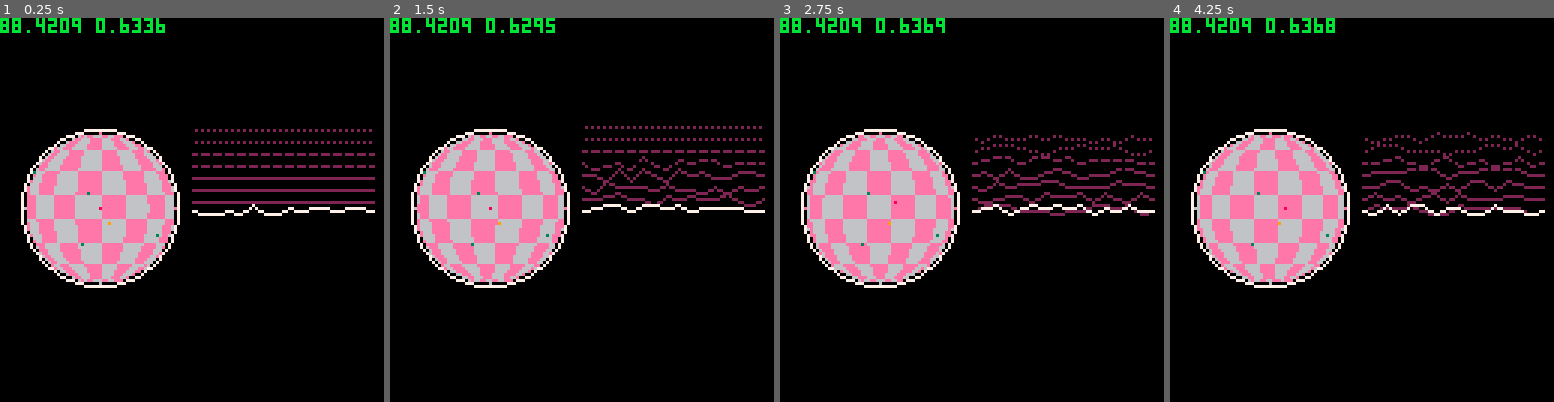
Above: before the commit, frames 1-4 (left to right).
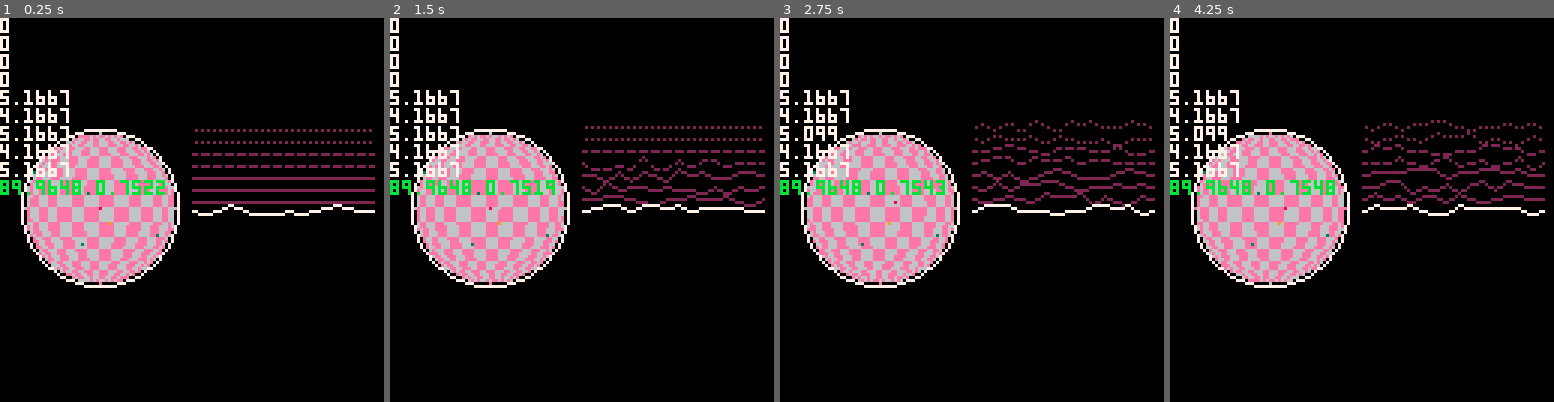
Above: after the commit, the same moments.

Repository: GerodruS/scanner8
Game: PICO-8 cartridge game.p8
Same seed, same stepped clock (60 frames per second), same inputs: the game is played once before the commit and once after it.
Inputs:
- Up to frame 1 (0.25 s): no input
- Up to frame 2 (1.5 s): tap X (X key) at 0.33, 1.07 s
- Up to frame 3 (2.75 s): hold Right 1.6-2.1 s; tap X (X key) at 1.85 s; hold Up 2.15-2.42 s; hold Right from 2.47 s (still down)
- Up to frame 4 (4.25 s): tap X (X key) at 2.97, 4.08 s; release Right at 3.03 s; hold Left 3.08-3.58 s; hold Down 3.63-3.97 s; hold Right from 4.02 s (still down)

The runs differ from the first frame. In frame 1, 9.1% of the frame differs, in the area x 0-96%, y 0-70%; in frame 2, 9.1%; in frame 3, 11%, in the area x 0-98%, y 0-70%; in frame 4, 10%.

Commit message:
Started to add planet surface

Diff:
--- a/game.p8
+++ b/game.p8
@@ -10,6 +10,7 @@
 
  sources=generate_sources()
  planet=generate_planet_view(planet_center,planet_radius)
+ surface=init_planet_surface()
 end
 
 function _update60()
@@ -21,14 +22,14 @@
  if (btn(➡️)) d[1]+=1 move=true
 
  if move then
-	 vnorm(d)
-	 vscale(d,0.1)
-	 vadd(scanner_pos,d)
-	 local r=vdist(scanner_pos,planet_center)
+  vnorm(d)
+  vscale(d,0.1)
+  vadd(scanner_pos,d)
+  local r=vdist(scanner_pos,planet_center)
   if planet_radius<r then
    vsub(scanner_pos,planet_center)
    vnorm(scanner_pos)
-	  vscale(scanner_pos,planet_radius)
+   vscale(scanner_pos,planet_radius)
    vadd(scanner_pos,planet_center)
   end
  end
@@ -43,7 +44,7 @@
 function _draw()
  cls()
 
- planet.draw()
+ planet.draw(surface.get_pixel)
 -- if (true) color(11) print(stat(0)..' '..stat(1)) return
 
 -- pset(planet_center[1],planet_center[2],7)
@@ -53,7 +54,7 @@
  vflr(sp)
 
  sources.draw(sp)
--- sources.de g_print(sp)
+ sources.debug_print(sp)
 
  pset(scanner_pos[1],scanner_pos[2],8)
 
@@ -111,122 +112,122 @@
  local min_r=planet_radius/6
  local max_r=planet_radius/4
  srand(0)
-	for i=1,5 do
-	 local p={rnd(d)-r,rnd(d)-r}
-	 vflr(p)
-	 local dist=vdist(p,{0,0})
+ for i=1,5 do
+  local p={rnd(d)-r,rnd(d)-r}
+  vflr(p)
+  local dist=vdist(p,{0,0})
   if r<dist then
    vnorm(p)
-	  vscale(p,planet_radius)
-	 end
-	 vadd(p,planet_center)
-	 vflr(p)
-	 p.radius=min_r+flr(rnd(max_r-min_r))
-	 p.stype=1+flr(rnd(4))
-	 p.amount=4+flr(rnd(4))
-	 add(sources,p)
-	end
-
-	local function get_closest_source(p)
-	 local best_d=(planet_radius*2)^2
-	 local best_i=nil
-	 for i=1,count(sources) do
-	  local d=vdist2(p,sources[i])
-	  if (d<best_d) best_d=d best_i=i
-	 end
-	 return {best_i,best_d}
-	end
-
-	local function get_resource(p,s)
-	 local r2=s.radius^2
-	 local d2=vdist2(p,s)
-	 if d2<=r2 then
-	  local t=(1-sqrt(d2/r2))^2
-	--  color(10)
-	--  print(r2)
-	--  print(d2)
-	--  print(t)
-	--  color(7)
-	  local a=t*s.amount
-	  return {
-	   stype=s.stype,
-	   amount=a,
-	   distance=sqrt(d2),
-	   }
-	 end
-	 return nil
-	end
-
-	local function get_resources(p)
-	 local r={0,0,0,0}
-	 for i=1,count(sources) do
-	  local t=get_resource(p,sources[i])
-	  if t then
-	   r[t.stype]+=t.amount
-	  end
-	 end
-	 return r
-	end
-
-	local function collect_resource(p,s)
-	 local r=get_resource(p,s)
-	 if r then
-	  s.radius=r.distance
-	  s.amount-=r.amount
-	 end
-	 return r
-	end
-
-	local function collect_resources(p)
-	 local r={0,0,0,0}
-	 for i=1,count(sources) do
-	  local t=collect_resource(p,sources[i])
-	  if t then
-	   r[t.stype]+=t.amount
-	  end
-	 end
-	 for i=count(sources),1,-1 do
-	  local elem=sources[i]
-	  if (elem.amount<=0) del(sources,elem)
-	 end
-	 return r
-	end
-
-	return {
-	 get_resources=get_resources,
-	 collect=collect_resources,
-	 draw=function(position)
-	  local best_i=get_closest_source(position)
-		 for i=1,count(sources) do
-		  local c=best_i[1]==i and 9 or 3
-		  pset(sources[i][1],sources[i][2],c)
-		 end
-	 end,
-	 debug_print=function(position)
-		 color(7)
-		 local resources=get_resources(position)
-		 print(resources[1])
-		 print(resources[2])
-		 print(resources[3])
-		 print(resources[4])
-
-		 for i=1,count(sources) do
-		  print(sources[i].radius)
-		 end
-	 end,
-	 }
+   vscale(p,planet_radius)
+  end
+  vadd(p,planet_center)
+  vflr(p)
+  p.radius=min_r+flr(rnd(max_r-min_r))
+  p.stype=1+flr(rnd(4))
+  p.amount=4+flr(rnd(4))
+  add(sources,p)
+ end
+
+ local function get_closest_source(p)
+  local best_d=(planet_radius*2)^2
+  local best_i=nil
+  for i=1,count(sources) do
+   local d=vdist2(p,sources[i])
+   if (d<best_d) best_d=d best_i=i
+  end
+  return {best_i,best_d}
+ end
+
+ local function get_resource(p,s)
+  local r2=s.radius^2
+  local d2=vdist2(p,s)
+  if d2<=r2 then
+   local t=(1-sqrt(d2/r2))^2
+ --  color(10)
+ --  print(r2)
+ --  print(d2)
+ --  print(t)
+ --  color(7)
+   local a=t*s.amount
+   return {
+    stype=s.stype,
+    amount=a,
+    distance=sqrt(d2),
+    }
+  end
+  return nil
+ end
+
+ local function get_resources(p)
+  local r={0,0,0,0}
+  for i=1,count(sources) do
+   local t=get_resource(p,sources[i])
+   if t then
+    r[t.stype]+=t.amount
+   end
+  end
+  return r
+ end
+
+ local function collect_resource(p,s)
+  local r=get_resource(p,s)
+  if r then
+   s.radius=r.distance
+   s.amount-=r.amount
+  end
+  return r
+ end
+
+ local function collect_resources(p)
+  local r={0,0,0,0}
+  for i=1,count(sources) do
+   local t=collect_resource(p,sources[i])
+   if t then
+    r[t.stype]+=t.amount
+   end
+  end
+  for i=count(sources),1,-1 do
+   local elem=sources[i]
+   if (elem.amount<=0) del(sources,elem)
+  end
+  return r
+ end
+
+ return {
+  get_resources=get_resources,
+  collect=collect_resources,
+  draw=function(position)
+   local best_i=get_closest_source(position)
+   for i=1,count(sources) do
+    local c=best_i[1]==i and 9 or 3
+    pset(sources[i][1],sources[i][2],c)
+   end
+  end,
+  debug_print=function(position)
+   color(7)
+   local resources=get_resources(position)
+   print(resources[1])
+   print(resources[2])
+   print(resources[3])
+   print(resources[4])
+
+   for i=1,count(sources) do
+    print(sources[i].radius)
+   end
+  end,
+  }
 end
 -->8
 --planet view
 function generate_planet_view(center,radius)
 
-	local function asin(x)
-		local negate=(x<0 and 1.0 or 0.0)
-		x=abs(x)
-		local r=((-0.0187293*x+0.0742610)*x-0.2121144)*x+1.5707288
-	 r=3.14159265358979*0.5-sqrt(1.0-x)*r
-	 return r-2*negate*r
-	end
+ local function asin(x)
+  local negate=(x<0 and 1.0 or 0.0)
+  x=abs(x)
+  local r=((-0.0187293*x+0.0742610)*x-0.2121144)*x+1.5707288
+  r=3.14159265358979*0.5-sqrt(1.0-x)*r
+  return r-2*negate*r
+ end
 
  local planet_pixels={}
  local left=center[1]-radius
@@ -234,6 +235,7 @@
  local top=center[2]-radius
  local bottom=center[2]+radius
  local diameter=radius*2
+ local height=64
 
  for x=left,right do
   local y_min=bottom
@@ -244,9 +246,9 @@
    local d2=px*px+py*py
    if d2<=1 then
     px=asin(px/sqrt(1-py*py))*2/3.141592653589
-				py=asin(py)*2/3.141592653589
-    local u=time()*0+(px+1)*(64/2)
-    local v=(py+1)*(64/2)
+    py=asin(py)*2/3.141592653589
+    local u=(px+1)*(height/2)
+    local v=(py+1)*(height/2)
     y_min=min(y,y_min)
     add(p,{u,v})
    end
@@ -256,130 +258,152 @@
   add(planet_pixels,count(p))
   for j=1,count(p) do
    add(planet_pixels,p[j][1])
-   add(planet_pixels,p[j][2])
-  end
- end
-
-	local function get_planet_pixel(x,y)
-	 if (flr(x/7)+flr(y/7))%2==0 then
-	  return 6
-	 else
-	  return 14
-end
-	end
-
-	local function draw_planet()
-	 local offset=time()*10
-
-	 local i=1
-	 local n=count(planet_pixels)
-	 while i<n do
-	  local x=planet_pixels[i] i+=1
-	  local y=planet_pixels[i] i+=1
-	  local m=planet_pixels[i] i+=1
-	  for yy=y,y+m-1 do
-		  local u=planet_pixels[i]+offset i+=1
-		  local v=planet_pixels[i] i+=1
-	   local clr=get_planet_pixel(u,v)
-		  pset(x,yy,clr)
-	  end
-	 end
-	end
-
-	return {draw=draw_planet}
+   add(planet_pixels,flr(p[j][2]))
+  end
+ end
+--
+-- local function get_planet_pixel(x,y)
+--  if (flr(x/7)+flr(y/7))%2==0 then
+--   return 6
+--  else
+--   return 14
+--  end
+-- end
+
+ local function draw_planet(get_pixel)
+  local offset=time()*1
+
+  local i=1
+  local n=count(planet_pixels)
+  while i<n do
+   local x=planet_pixels[i] i+=1
+   local y=planet_pixels[i] i+=1
+   local m=planet_pixels[i] i+=1
+   for yy=y,y+m-1 do
+    local u=planet_pixels[i]+offset i+=1
+    local v=planet_pixels[i] i+=1
+    local clr=get_pixel(flr(u),v)
+    pset(x,yy,clr)
+   end
+  end
+ end
+
+ return {draw=draw_planet}
 end
 
 
 -->8
 --signal
 function init_signal()
-	local signals={}
+ local signals={}
  for i=1,8 do
   local s={}
-	 for i=1,16 do
-	  add(s,0)
-	 end
-	 add(signals,s)
+  for i=1,16 do
+   add(s,0)
+  end
+  add(signals,s)
  end
  local next_gen_time=0
  local next_signal_time=0
 
-	local function draw_signal(signal,pos,clr)
-	 color(clr)
-	 local p=vcpy(pos)
-	 for i=1,count(signal) do
-	  local x=pos[1]+(i-1)*4
-	  local y=pos[2]-signal[i]
-	  line(p[1],p[2],x,y)
-	  p[1]=x
-	  p[2]=y
-	 end
-	end
-
-	local function draw_graph(resources)
-	 local pos={64,64}
-	 local len=64
-	 local resource_len=len/4
-	 local noise=4
-	 local signal=signals[1]
-	 local signals_count=count(signals)
-	 local n=count(signal)
-	 local next_signal_delay=0.3
-	 local signal_y_offset=4
-
-	 local t=time()
-	 if next_gen_time<=t then
-	  if next_signal_time<=t then
-	   signal=signals[signals_count]
-	   for i=signals_count,2,-1 do
-	    signals[i]=signals[i-1]
-	   end
-	   signals[1]=signal
-	   next_signal_time=t+next_signal_delay
-	  end
-
-	  signal[1]=0
-	  for i=2,n-1 do
-	   local ri=flr(i/(n/4))+1
-	   local s=resources[ri]*5
-	   s+=noise/2-rnd(noise)
-	   signal[i]=s
-	  end
-	  signal[n]=0
-	  next_gen_time=t+0.1
- end
-
-	-- color(7)
-	-- local p=vcpy(pos)
-	-- for i=1,n do
-	--  local x=pos[1]+(i-1)*4
-	--  local y=pos[2]-signal[i]
-	--  line(p[1],p[2],x,y)
-	--  p[1]=x
-	--  p[2]=y
-	-- end
-
-	-- local clrs={7,2,2,2,2,2,2,2,15,14,8}
-	 local y=pos[2]
-	 for i=signals_count,2,-1 do
-	  pos[2]=y-(i-2)*signal_y_offset-(1-(next_signal_time-t)/next_signal_delay)*signal_y_offset
-	  draw_signal(signals[i],pos,2)
-
-	  if i==signals_count-1 then
-	   for x=pos[1],pos[1]+(count(signals[i])-1)*4,4 do
-	    line(x,4,x,50,0)
-end
-	  elseif i==signals_count-3 then
-	   for x=pos[1]+2,pos[1]+(count(signals[i])-1)*4,4 do
-	    line(x,4,x,50,0)
-	   end
-	  end
-	 end
-	 pos[2]=y
-	 draw_signal(signals[1],pos,7)
-	end
-
-	return {draw=draw_graph}
+ local function draw_signal(signal,pos,clr)
+  color(clr)
+  local p=vcpy(pos)
+  for i=1,count(signal) do
+   local x=pos[1]+(i-1)*4
+   local y=pos[2]-signal[i]
+   line(p[1],p[2],x,y)
+   p[1]=x
+   p[2]=y
+  end
+ end
+
+ local function draw_graph(resources)
+  local pos={64,64}
+  local len=64
+  local resource_len=len/4
+  local noise=4
+  local signal=signals[1]
+  local signals_count=count(signals)
+  local n=count(signal)
+  local next_signal_delay=0.3
+  local signal_y_offset=4
+
+  local t=time()
+  if next_gen_time<=t then
+   if next_signal_time<=t then
+    signal=signals[signals_count]
+    for i=signals_count,2,-1 do
+     signals[i]=signals[i-1]
+    end
+    signals[1]=signal
+    next_signal_time=t+next_signal_delay
+   end
+
+   signal[1]=0
+   for i=2,n-1 do
+    local ri=flr(i/(n/4))+1
+    local s=resources[ri]*5
+    s+=noise/2-rnd(noise)
+    signal[i]=s
+   end
+   signal[n]=0
+   next_gen_time=t+0.1
+  end
+
+ -- color(7)
+ -- local p=vcpy(pos)
+ -- for i=1,n do
+ --  local x=pos[1]+(i-1)*4
+ --  local y=pos[2]-signal[i]
+ --  line(p[1],p[2],x,y)
+ --  p[1]=x
+ --  p[2]=y
+ -- end
+
+ -- local clrs={7,2,2,2,2,2,2,2,15,14,8}
+  local y=pos[2]
+  for i=signals_count,2,-1 do
+   pos[2]=y-(i-2)*signal_y_offset-(1-(next_signal_time-t)/next_signal_delay)*signal_y_offset
+   draw_signal(signals[i],pos,2)
+
+   if i==signals_count-1 then
+    for x=pos[1],pos[1]+(count(signals[i])-1)*4,4 do
+     line(x,4,x,50,0)
+    end
+   elseif i==signals_count-3 then
+    for x=pos[1]+2,pos[1]+(count(signals[i])-1)*4,4 do
+     line(x,4,x,50,0)
+    end
+   end
+  end
+  pos[2]=y
+  draw_signal(signals[1],pos,7)
+ end
+
+ return {draw=draw_graph}
+end
+-->8
+--planet surface
+function init_planet_surface()
+ cls()
+
+ for y=0,64 do
+  for x=0,127 do
+   local c=(flr(x/4)+flr(y/4))%2==0 and 6 or 14
+   pset(x,y,c)
+  end
+ end
+ memcpy(0x1000,0x6000,1024*4)
+
+ return {
+  get_pixel=function(x,y)
+   local c=peek(0x1000+(x+y*128)*0.5)
+   if (x%2==0) c=shr(c,4)
+   c=band(c,15)
+   return c
+  end,
+ }
 end
 __gfx__
 00000000000000000000000000000000000000000000000000000000000000000000000000000000000000000000000000000000000000000000000000000000
